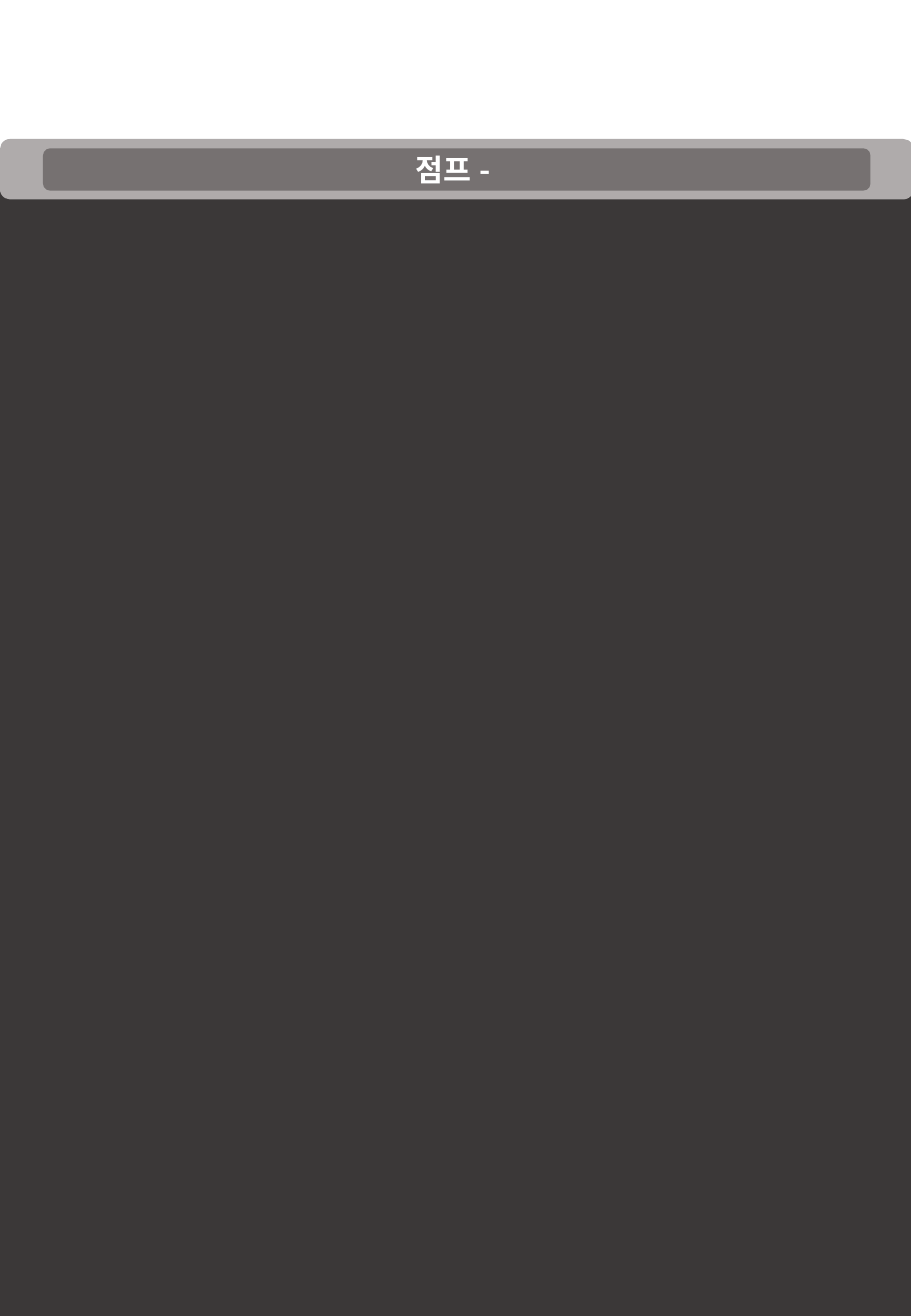
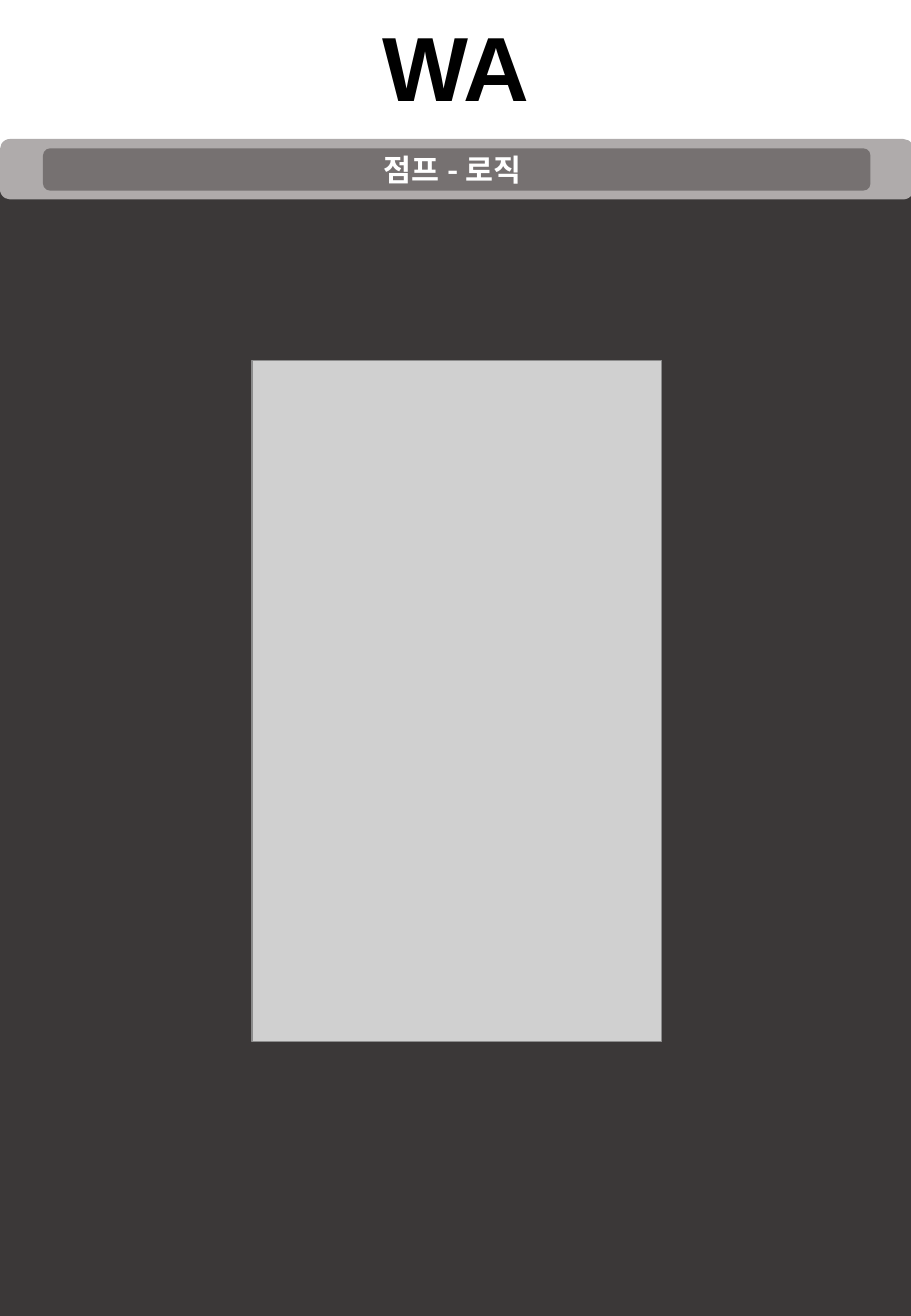
Before and after one commit to taeseongeom/WA, a slide deck: slide 12 of 기획서/신버전/캐릭터시스템.pptx. Drawn at 911x1316 pixels with LibreOffice and Linux fonts; fonts in the diff are those of the drawing; grey boxes stand for pictures. Boxes give left, top, right and bottom in pixels: in the first picture for what was removed or moved away, otherwise in the second. Text is boxed around its words. In the diff, an @@ line names an element or a change of style, - is before the commit and + after.

```diff
--- a/기획서/신버전/캐릭터시스템.pptx
+++ b/기획서/신버전/캐릭터시스템.pptx
@@ text added at bbox=[382, 38, 529, 101], 54 pt, text #000000, bold @@
+WA
@@ text in rounded rectangle at bbox=[383, 155, 522, 184]: text changed @@
-점프 -
+점프 - 로직
@@ picture added at bbox=[251, 361, 661, 1042] @@
```
Also in this commit, not shown: 10 other slides changed, 3 slides added, 1 slide removed.
